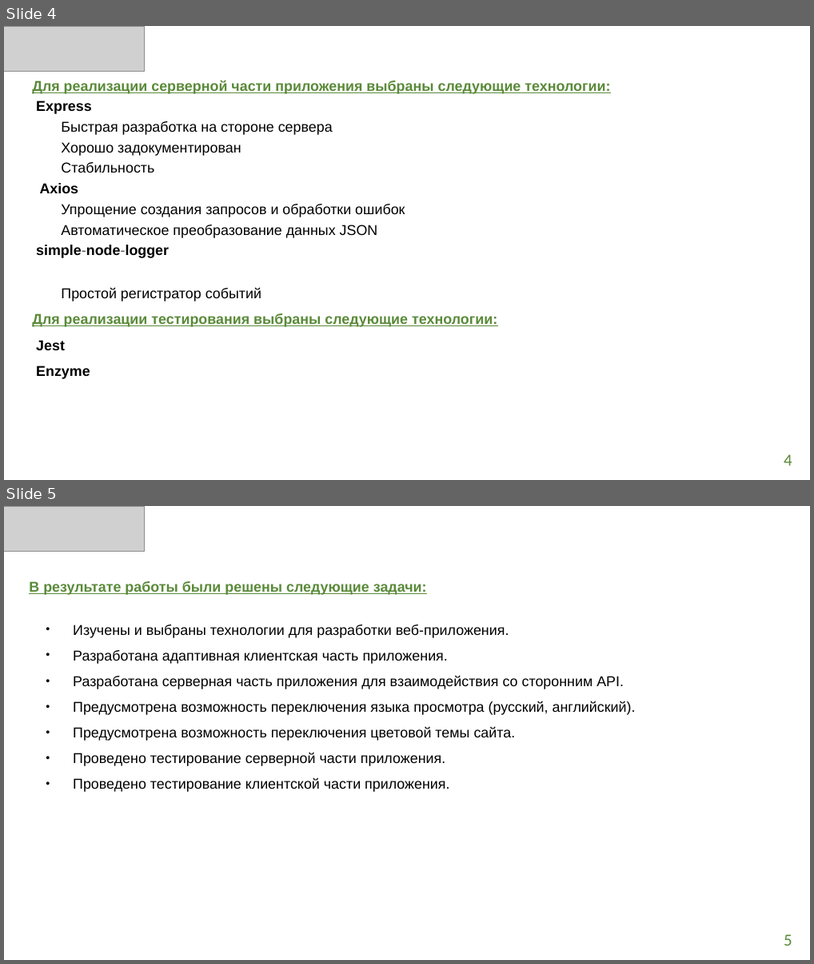
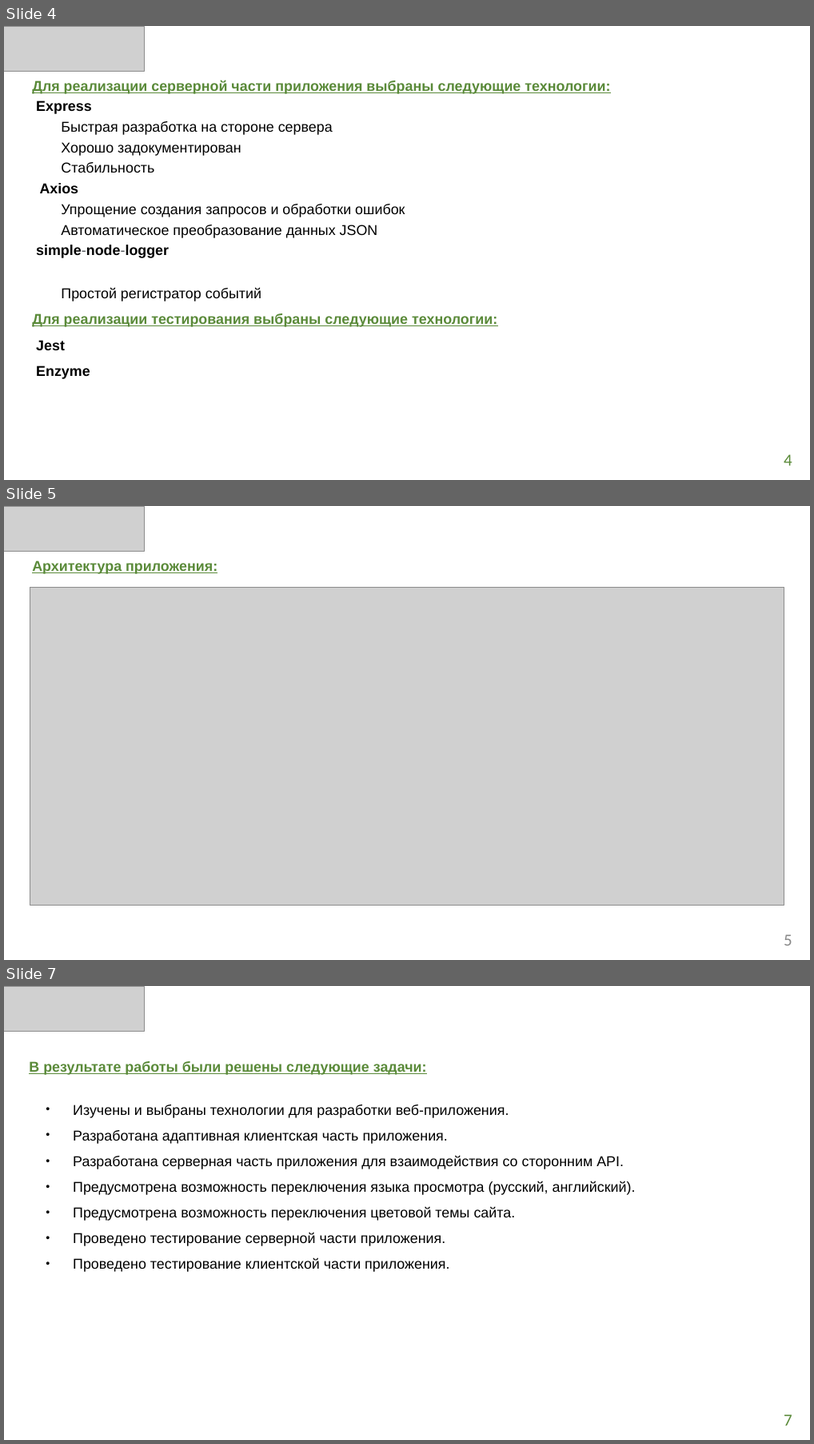
Before and after one commit to Marina-Sidorkina/delta_world, a slide deck: Presentation.pptx. Shown one above the other, each under a label of ours: slides 4 and 5 before the commit, slides 4, 5 and 7 after it; the slides between them are not shown. The pictures are 814x964 and 814x1444 pixels, drawn with LibreOffice and Linux fonts; fonts in the diff are those of the drawing; grey boxes stand for pictures. Boxes give left, top, right and bottom in pixels: in the first picture for what was removed or moved away, otherwise in the second. Text is boxed around its words. In the diff, an @@ line names an element or a change of style, - is before the commit and + after.

```diff
--- a/Presentation.pptx
+++ b/Presentation.pptx
@@ slide 5 added at bbox=[4, 506, 810, 960], background #FFFFFF @@
@@ picture added at bbox=[4, 506, 145, 552] @@
@@ title added at bbox=[30, 554, 786, 932], fill #FFFFFF, 17 pt, text #5A8A39, bold, underline @@
+Архитектура приложения:
@@ picture added at bbox=[30, 587, 784, 905] @@
@@ page number added at bbox=[784, 934, 793, 945], 20 pt, text #888888 @@
+5
@@ what was slide 5 is now slide 7 @@
@@ page number at bbox=[784, 1414, 793, 1425]: text changed @@
-5
+7
```
Also in this commit, not shown: 1 other slide added.
